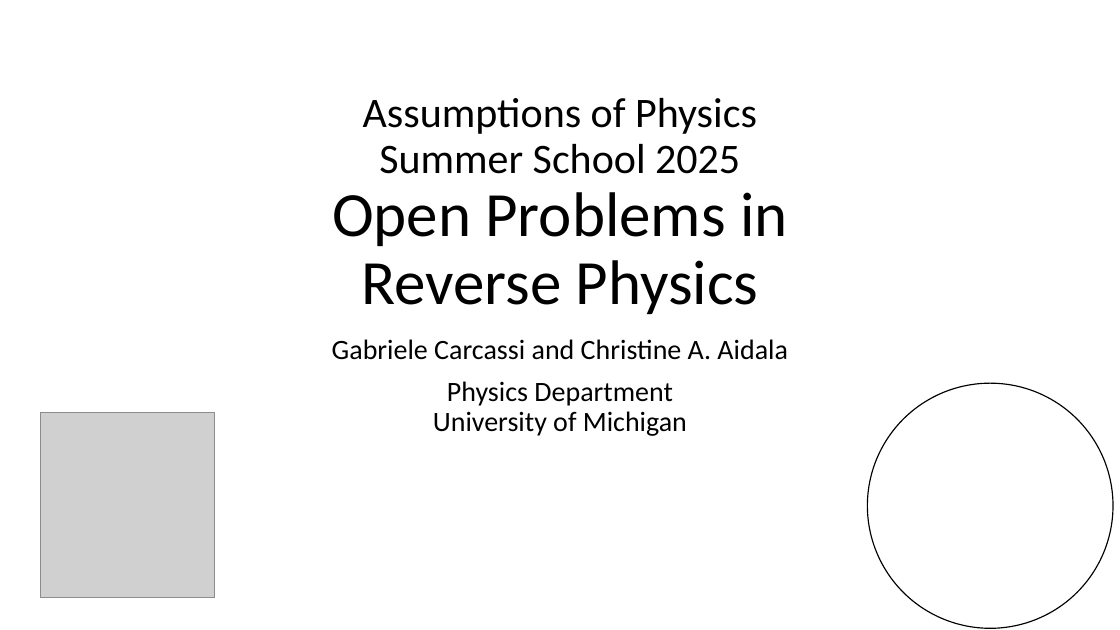
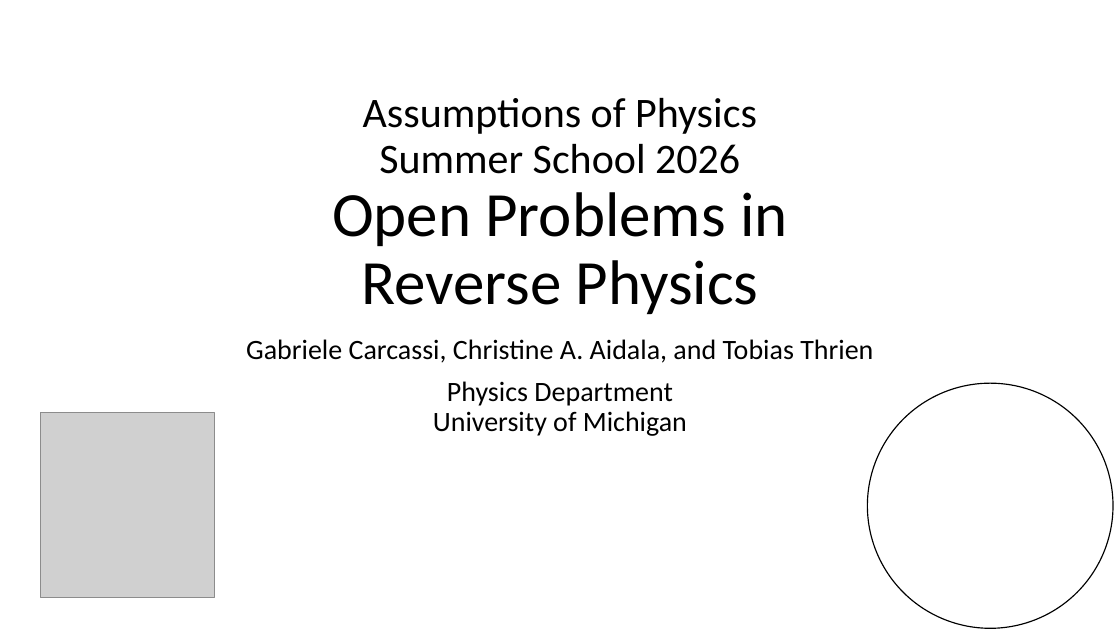
Before and after one commit to assumptionsofphysics/assumptionsofphysics.github.io, a slide deck: slide 1 of presentations/2026SummerSchool/5-2026-ReversePhysicsOpenProblems.pptx. Drawn at 1120x630 pixels with LibreOffice and Linux fonts; fonts in the diff are those of the drawing; grey boxes stand for pictures; background and template pictures are left out. Boxes give left, top, right and bottom in pixels: in the first picture for what was removed or moved away, otherwise in the second. Text is boxed around its words. In the diff, an @@ line names an element or a change of style, - is before the commit and + after.

Commit message:
Update title slides, fix typo in Lect 5

```diff
--- a/presentations/2026SummerSchool/5-2026-ReversePhysicsOpenProblems.pptx
+++ b/presentations/2026SummerSchool/5-2026-ReversePhysicsOpenProblems.pptx
@@ title at bbox=[332, 98, 788, 314]: text changed @@
-Assumptions of Physics
-Summer School 2025
-Open Problems in
-Reverse Physics
+Assumptions of Physics
+Summer School 2026
+Open Problems in
+Reverse Physics
@@ subtitle at bbox=[246, 339, 873, 363]: text changed @@
-Gabriele Carcassi and Christine A. Aidala
+Gabriele Carcassi, Christine A. Aidala, and Tobias Thrien
```
Also in this commit, not shown: 1 other slide changed, 3 other files.
